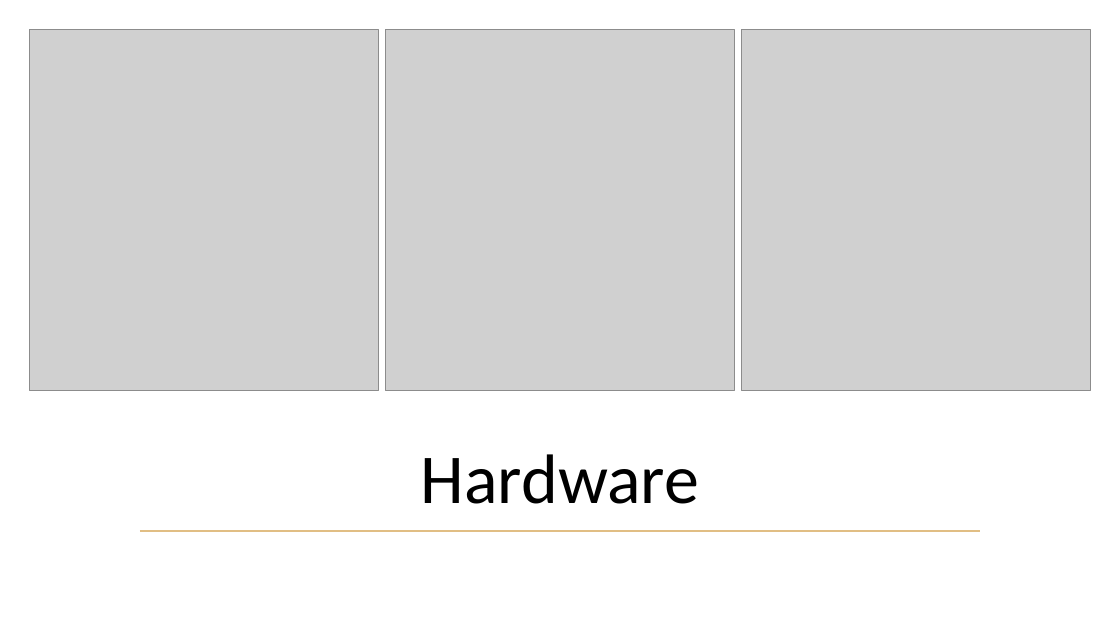
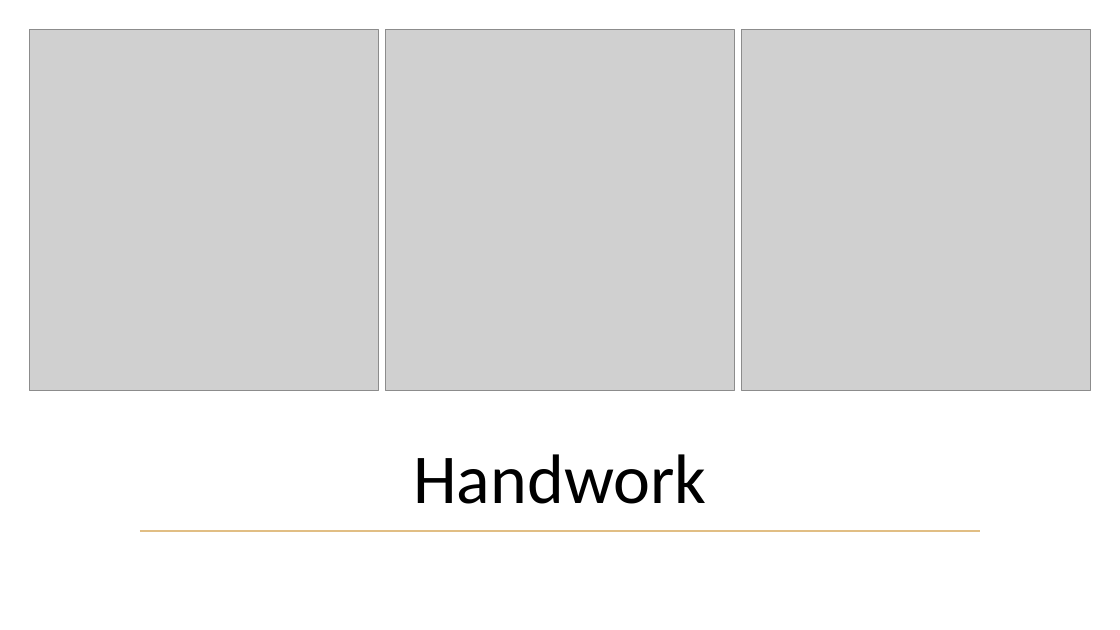
Before and after one commit to mpas97/LEDtrix, a slide deck: slide 5 of Bericht/Presentation.pptx. Drawn at 1120x630 pixels with LibreOffice and Linux fonts; fonts in the diff are those of the drawing; grey boxes stand for pictures. Boxes give left, top, right and bottom in pixels: in the first picture for what was removed or moved away, otherwise in the second. Text is boxed around its words. In the diff, an @@ line names an element or a change of style, - is before the commit and + after.

```diff
--- a/Bericht/Presentation.pptx
+++ b/Bericht/Presentation.pptx
@@ title at box(413, 454, 706, 504): text changed @@
-Hardware
+Handwork
```
Also in this commit, not shown: 3 other slides changed, 1 slide added, 1 slide removed, 1 other file.
